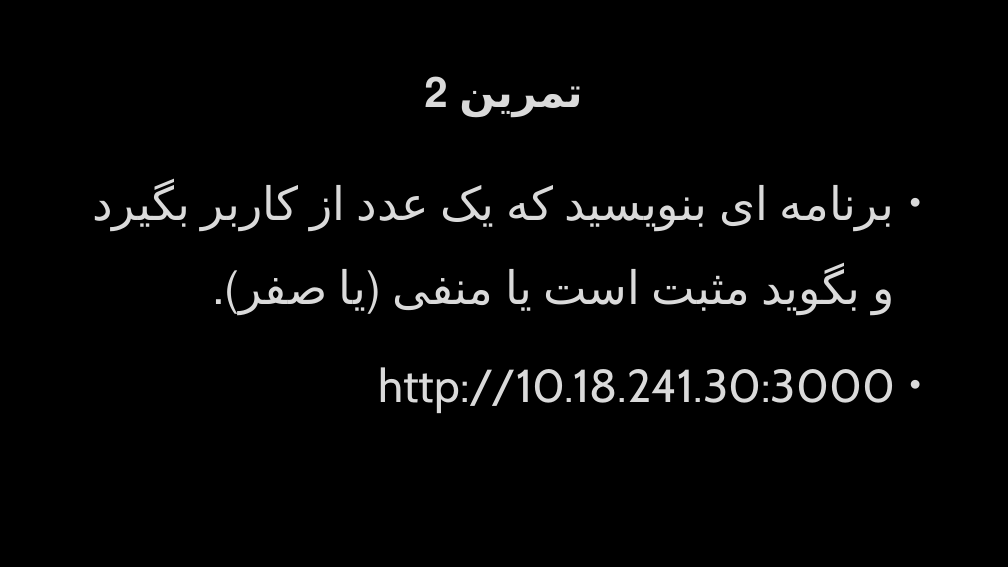
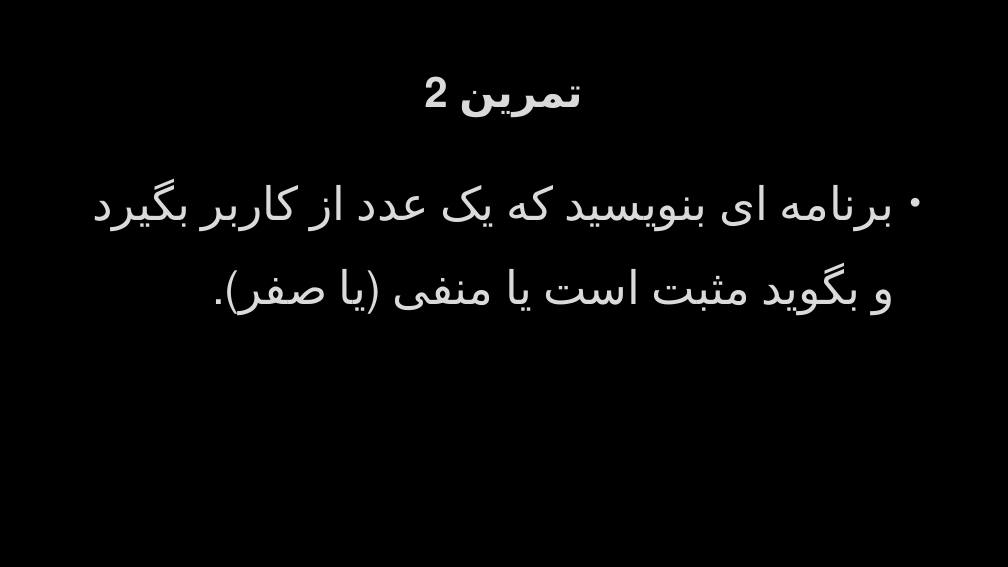
Before and after one commit to fdmxfarhan/Python, a slide deck: slide 48 of S02/python-S02.pptx. Drawn at 1008x567 pixels with LibreOffice and Linux fonts; fonts in the diff are those of the drawing; background and template pictures are left out. Boxes give left, top, right and bottom in pixels: in the first picture for what was removed or moved away, otherwise in the second. Text is boxed around its words. In the diff, an @@ line names an element or a change of style, - is before the commit and + after.

```diff
--- a/S02/python-S02.pptx
+++ b/S02/python-S02.pptx
@@ text at bbox=[379, 367, 895, 413]: paragraph removed @@
-• http://10.18.241.30:3000
```
Also in this commit, not shown: 2 slides added, 50 other files.
